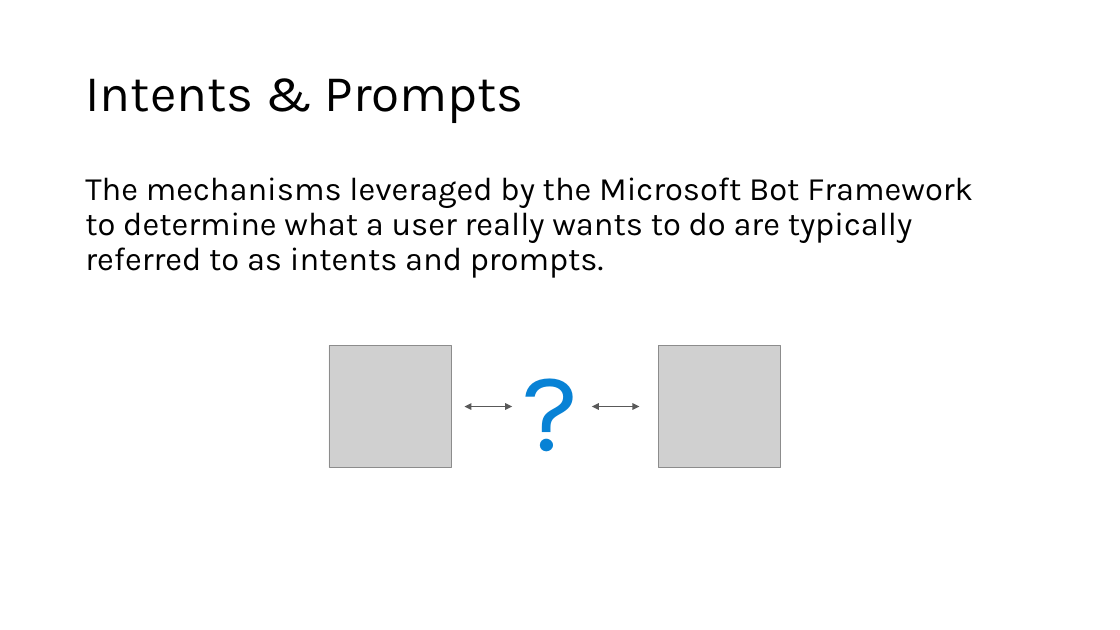
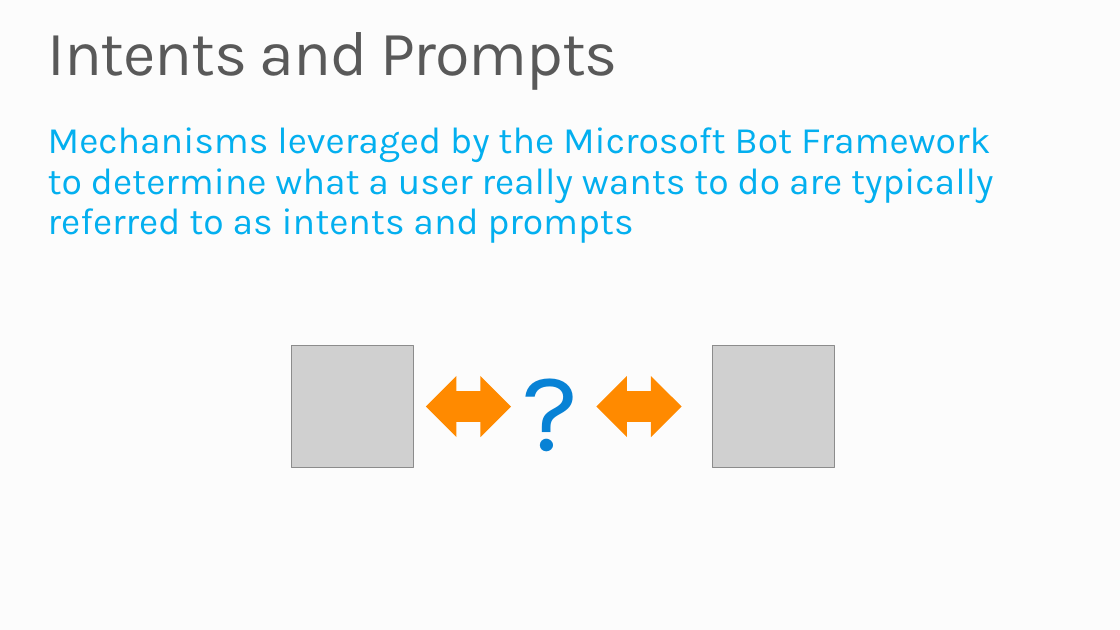
Before and after one commit to MSRConnections/Azure-training-course, a slide deck: slide 10 of Content/Bots (Draft)/Microsoft Bot Framework.pptx. Drawn at 1120x630 pixels with LibreOffice and Linux fonts; fonts in the diff are those of the drawing; grey boxes stand for pictures; background and template pictures are left out. Boxes give left, top, right and bottom in pixels: in the first picture for what was removed or moved away, otherwise in the second. Text is boxed around its words. In the diff, an @@ line names an element or a change of style, - is before the commit and + after.

```diff
--- a/Content/Bots (Draft)/Microsoft Bot Framework.pptx
+++ b/Content/Bots (Draft)/Microsoft Bot Framework.pptx
@@ background #FFFFFF to #FCFCFC @@
@@ title "Intents and Prompts" at bbox=[48, 32, 618, 90]: vertical alignment middle to top @@
@@ title at bbox=[48, 32, 618, 90]: text changed; size 44 to 54 pt; text colour #000000 to #595959 @@
-Intents & Prompts
+Intents and Prompts
@@ text at bbox=[48, 127, 993, 243]: text changed; size 28 to 32 pt; text colour #000000 to #03AFEF @@
-The mechanisms leveraged by the Microsoft Bot Framework to determine what a user really wants to do are typically referred to as intents and prompts.
+Mechanisms leveraged by the Microsoft Bot Framework to determine what a user really wants to do are typically referred to as intents and prompts
@@ picture: place and size @@
-picture at bbox=[329, 345, 451, 467]
+picture at bbox=[292, 345, 413, 467]
@@ picture: place and size @@
-picture at bbox=[659, 345, 781, 467]
+picture at bbox=[712, 345, 834, 467]
@@ left right arrow added at bbox=[426, 376, 511, 438], fill #FF8A00 @@
@@ left right arrow added at bbox=[597, 376, 681, 438], fill #FF8A00 @@
@@ double arrow removed from (465, 407) to (513, 407) @@
@@ double arrow removed from (592, 407) to (639, 407) @@
```
Also in this commit, not shown: 14 other slides changed.
